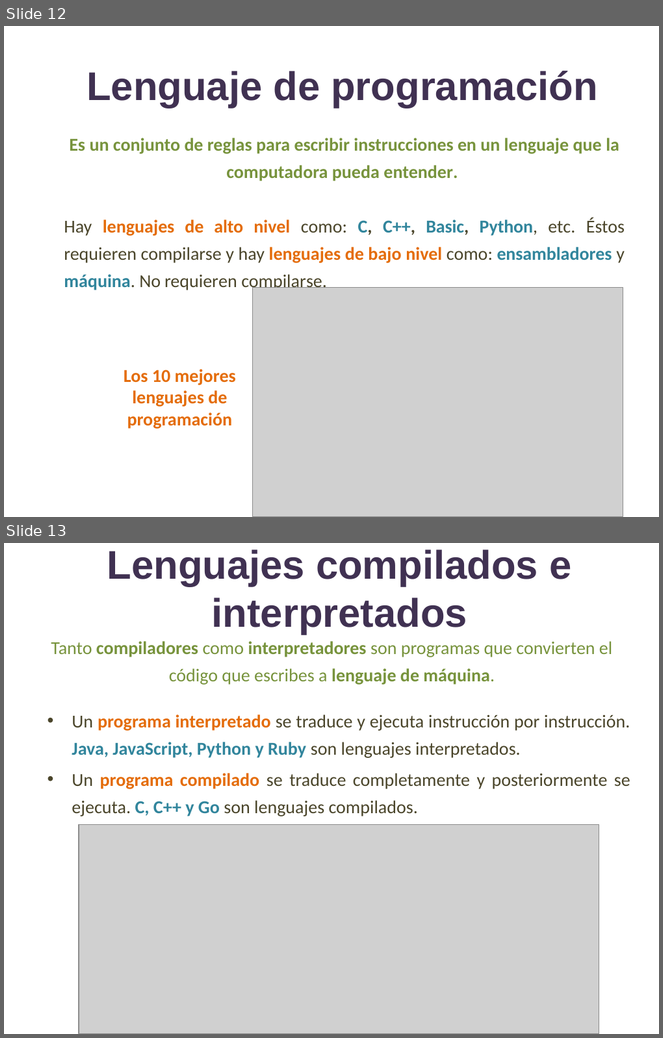
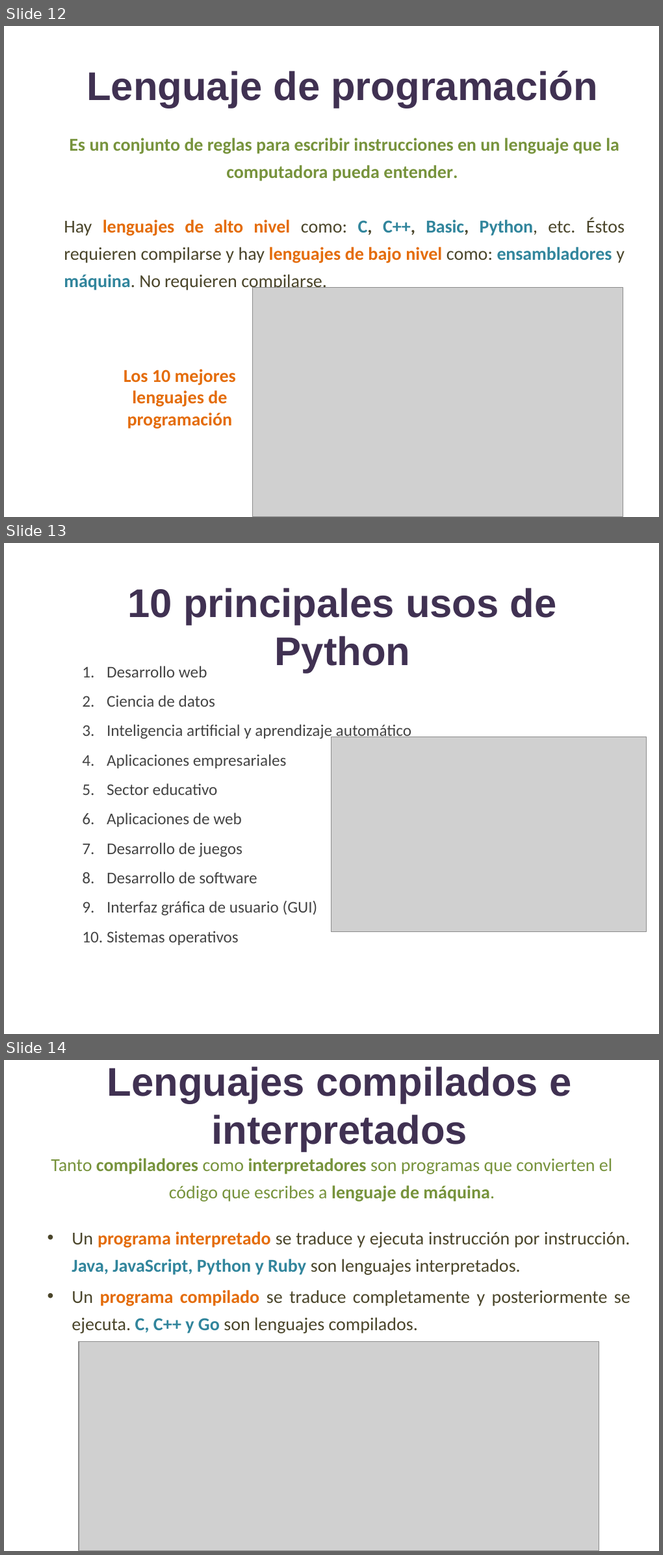
Before and after one commit to lizetheP/PensamientoC, a slide deck: Calendario2022/presentaciones/1_IntroduccionAlgoritmosProgramas.pptx. Shown one above the other, each under a label of ours: slides 12 and 13 before the commit, slides 12, 13 and 14 after it. The pictures are 663x1038 and 663x1555 pixels, drawn with LibreOffice and Linux fonts; fonts in the diff are those of the drawing; grey boxes stand for pictures. Boxes give left, top, right and bottom in pixels: in the first picture for what was removed or moved away, otherwise in the second. Text is boxed around its words. In the diff, an @@ line names an element or a change of style, - is before the commit and + after.

```diff
--- a/Calendario2022/presentaciones/1_IntroduccionAlgoritmosProgramas.pptx
+++ b/Calendario2022/presentaciones/1_IntroduccionAlgoritmosProgramas.pptx
@@ slide 13 added at box(4, 543, 659, 1034), background #FFFFFF @@
@@ text added at box(128, 588, 557, 672), 44 pt, text #403152, bold @@
+10 principales usos de Python
@@ text added at box(107, 666, 412, 945), 18 pt, text #444444 @@
+1. Desarrollo web
+2. Ciencia de datos
+3. Inteligencia artificial y aprendizaje automático
+4. Aplicaciones empresariales
+5. Sector educativo
+6. Aplicaciones de web
+7. Desarrollo de juegos
+8. Desarrollo de software
+9. Interfaz gráfica de usuario (GUI)
+10. Sistemas operativos
@@ picture added at box(332, 737, 647, 932) @@
@@ what was slide 13 is now slide 14 @@
```
Also in this commit, not shown: 5 other files.
